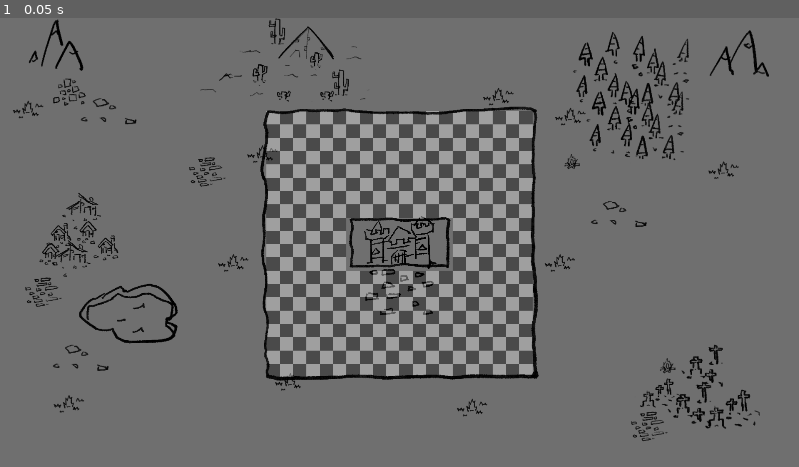
Above: before the commit, frame 1.
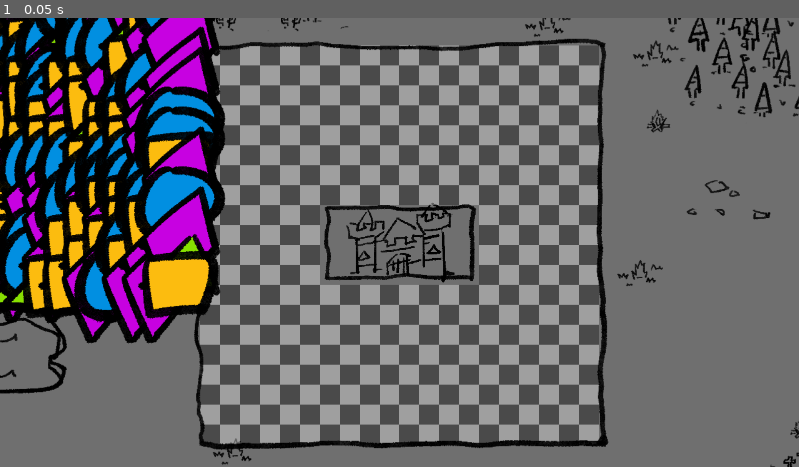
Above: after the commit, the same moment.

Repository: sdotyxz/playground_godot
Game: Godot game, scene res://puzzle_chess/level/main/main.tscn
Same seed, same stepped clock (60 frames per second), same inputs: the game is played once before the commit and once after it.
Inputs:
- Up to frame 1 (0.05 s): no input

The runs differ from the first frame. In frame 1, 56% of the frame differs, in the area x 0-100%, y 0-100%.

Commit message:
match 3 mechanism

Diff:
--- /dev/null
+++ b/Game/puzzle_chess/entity/dots/dot_circle.tscn
@@ -0,0 +1,8 @@
+[gd_scene load_steps=2 format=3 uid="uid://dho41bavyr8qt"]
+
+[ext_resource type="Texture2D" uid="uid://dpqfsjs3l4ukh" path="res://puzzle_chess/entity/dots/dot_circle.png" id="1_4v1o2"]
+
+[node name="dot_circle" type="Node2D"]
+
+[node name="Sprite2D" type="Sprite2D" parent="."]
+texture = ExtResource("1_4v1o2")
--- /dev/null
+++ b/Game/puzzle_chess/entity/dots/dot_diamond.tscn
@@ -0,0 +1,8 @@
+[gd_scene load_steps=2 format=3 uid="uid://5088868pt7pi"]
+
+[ext_resource type="Texture2D" uid="uid://dy4jbqwj42bwb" path="res://puzzle_chess/entity/dots/dot_diamond.png" id="1_0c3tw"]
+
+[node name="dot_diamond" type="Node2D"]
+
+[node name="Sprite2D" type="Sprite2D" parent="."]
+texture = ExtResource("1_0c3tw")
--- /dev/null
+++ b/Game/puzzle_chess/entity/dots/dot_square.tscn
@@ -0,0 +1,8 @@
+[gd_scene load_steps=2 format=3 uid="uid://dk7r4epciukgm"]
+
+[ext_resource type="Texture2D" uid="uid://ngth05fyefno" path="res://puzzle_chess/entity/dots/dot_square.png" id="1_tdn8i"]
+
+[node name="dot_square" type="Node2D"]
+
+[node name="Sprite2D" type="Sprite2D" parent="."]
+texture = ExtResource("1_tdn8i")
--- /dev/null
+++ b/Game/puzzle_chess/entity/dots/dot_triangle.tscn
@@ -0,0 +1,8 @@
+[gd_scene load_steps=2 format=3 uid="uid://b065yutpdteh3"]
+
+[ext_resource type="Texture2D" uid="uid://cwbkyf314xor3" path="res://puzzle_chess/entity/dots/dot_triangle.png" id="1_4nt68"]
+
+[node name="dot_triangle" type="Node2D"]
+
+[node name="Sprite2D" type="Sprite2D" parent="."]
+texture = ExtResource("1_4nt68")
--- a/Game/puzzle_chess/level/main/main.tscn
+++ b/Game/puzzle_chess/level/main/main.tscn
@@ -1,7 +1,8 @@
-[gd_scene load_steps=8 format=3 uid="uid://tesdylcoqv7p"]
+[gd_scene load_steps=9 format=3 uid="uid://tesdylcoqv7p"]
 
 [ext_resource type="Texture2D" uid="uid://d054jiud2ru2v" path="res://puzzle_chess/level/main/battle_map.png" id="1_dsiuf"]
 [ext_resource type="Texture2D" uid="uid://bph8gihbj5tf" path="res://puzzle_chess/level/main/slot.png" id="2_eqeuo"]
+[ext_resource type="Script" path="res://puzzle_chess/level/main/match3grid.gd" id="2_qft4v"]
 [ext_resource type="Texture2D" uid="uid://gliecs0q66wu" path="res://puzzle_chess/level/main/match3_frame-1.png" id="2_xamd6"]
 [ext_resource type="Texture2D" uid="uid://b6t7ekgajh6pr" path="res://puzzle_chess/level/main/match3_frame-2.png" id="3_6wlcn"]
 [ext_resource type="Script" path="res://puzzle_chess/level/main/match3_tile.gd" id="3_brsbg"]
@@ -28,6 +29,7 @@
 centered = false
 
 [node name="Match3" type="Node2D" parent="."]
+script = ExtResource("2_qft4v")
 
 [node name="TileMap" type="TileMap" parent="Match3"]
 tile_set = SubResource("TileSet_c2iwy")
@@ -44,3 +46,7 @@
 texture = ExtResource("3_6wlcn")
 centered = false
 offset = Vector2(-43.945, -21.75)
+
+[node name="Camera2D" type="Camera2D" parent="."]
+offset = Vector2(960, 540)
+zoom = Vector2(1.5, 1.5)
--- /dev/null
+++ b/Game/puzzle_chess/level/main/match3grid.gd
@@ -0,0 +1,43 @@
+extends Node2D
+
+# possible dots
+@onready var possible_dots = [
+	preload("res://puzzle_chess/entity/dots/dot_square.tscn"),
+	preload("res://puzzle_chess/entity/dots/dot_circle.tscn"),
+	preload("res://puzzle_chess/entity/dots/dot_triangle.tscn"),
+	preload("res://puzzle_chess/entity/dots/dot_diamond.tscn"),
+]
+
+@export var width = 20
+@export var height = 20
+
+var all_dots = []
+
+# Called when the node enters the scene tree for the first time.
+func _ready():
+	all_dots = make_2d_array()
+	spawn_dots()
+	pass # Replace with function body.
+
+
+# make 2d array
+func make_2d_array():
+	var array = []
+	for i in width:
+		array.append([])
+		for j in height:
+			array[i].append(null)
+	return array
+
+# spawn dots
+func spawn_dots():
+	for i in width:
+		for j in height:
+			var dot = possible_dots[randi() % possible_dots.size()].instantiate()
+			dot.position = Vector2(i * 32, j * 32)
+			add_child(dot)
+			all_dots[i][j] = dot
+
+# Called every frame. 'delta' is the elapsed time since the previous frame.
+func _process(delta):
+	pass
Binary file added: Game/puzzle_chess/entity/dots/dot_circle.png
Not shown, added: Game/puzzle_chess/entity/dots/dot_circle.png.import
Binary file added: Game/puzzle_chess/entity/dots/dot_diamond.png
Not shown, added: Game/puzzle_chess/entity/dots/dot_diamond.png.import
Binary file added: Game/puzzle_chess/entity/dots/dot_square.png
Not shown, added: Game/puzzle_chess/entity/dots/dot_square.png.import
Binary file added: Game/puzzle_chess/entity/dots/dot_triangle.png
Not shown, added: Game/puzzle_chess/entity/dots/dot_triangle.png.import
Binary file changed: Game/puzzle_chess/level/main/battle_map.png
